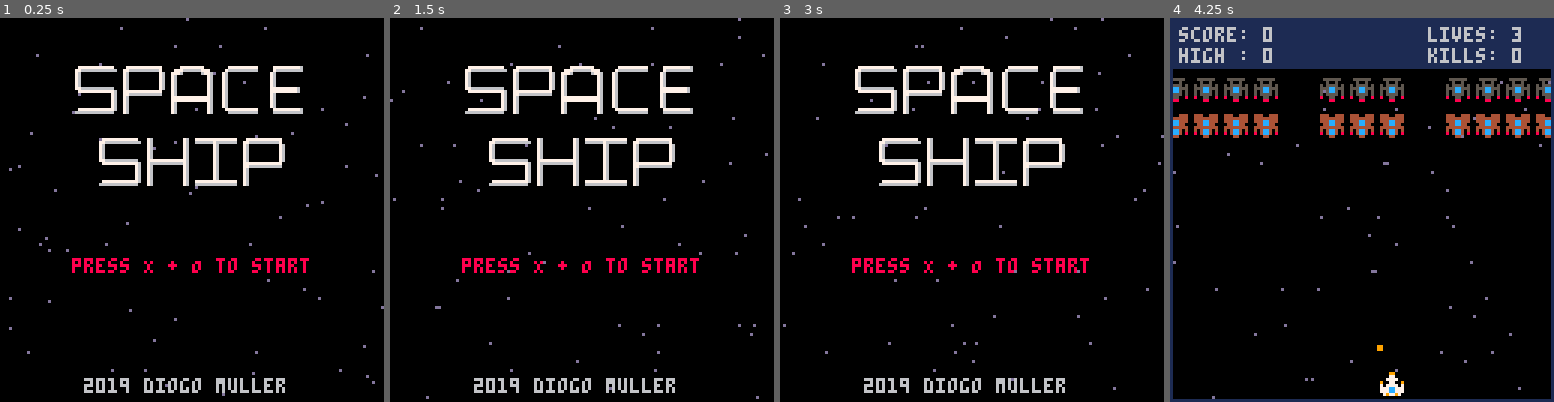
Above: before the commit, frames 1-4 (left to right).
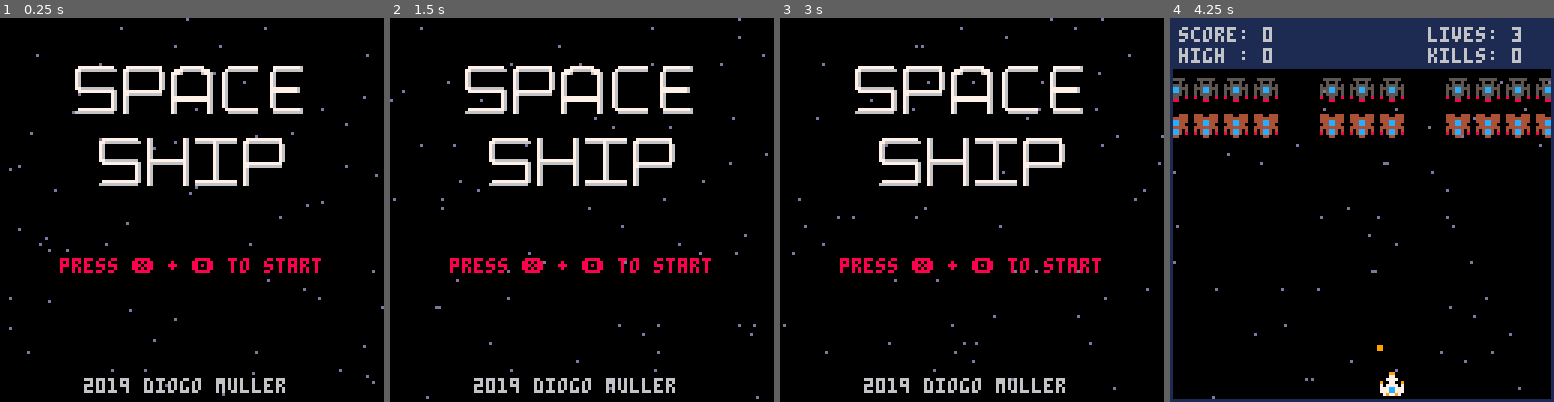
Above: after the commit, the same moments.

Repository: DioMuller/pico-8
Game: PICO-8 cartridge spaceship.p8
Two runs of this game, one before a commit and one after it. Both use one fixed random seed, a clock stepped at 60 frames per second and the inputs below.
Inputs:
- Up to frame 1 (0.25 s): no input
- Up to frame 2 (1.5 s): tap X (X key) at 0.33, 1.07 s; tap O (Z key) at 0.7 s
- Up to frame 3 (3 s): hold Right 1.6-2.1 s; tap O (Z key) every 0.4 s from 1.7 to 2.9 s; tap X (X key) at 1.85, 2.97 s; hold Up 2.15-2.42 s; hold Right from 2.47 s (still down)
- Up to frame 4 (4.25 s): release Right at 3.03 s; hold Left 3.08-3.58 s; tap O (Z key) at 3.3, 3.7, 4.1 s; hold Down 3.63-3.97 s; hold Right from 4.02 s (still down); tap X (X key) at 4.08 s

The runs differ from the first frame. In frame 1, 0.9% of the frame differs, in the area x 15-84%, y 62-67%; in frame 2, 0.9%; in frame 3, 0.9%; in frame 4, nothing differs.

Commit message:
Title Screen fixes.

Diff:
--- a/spaceship.p8
+++ b/spaceship.p8
@@ -293,7 +293,7 @@
 function draw_title()
 	map(0,0)
 	if not blinking then
-		print('press X + O to start',24,80,8)
+		print('press ❎ + 🅾️ to start',20,80,8)
 	end
 
 	print('2019 diogo muller',28,120,6)
Not shown, changed: the music (__music__) section of spaceship.p8
